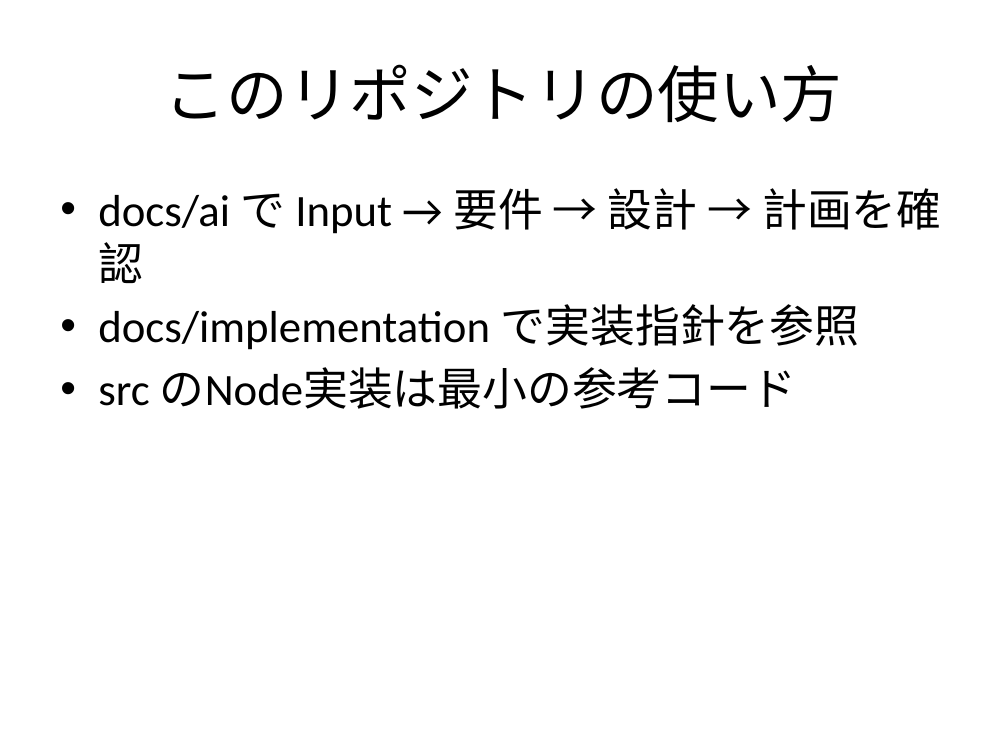
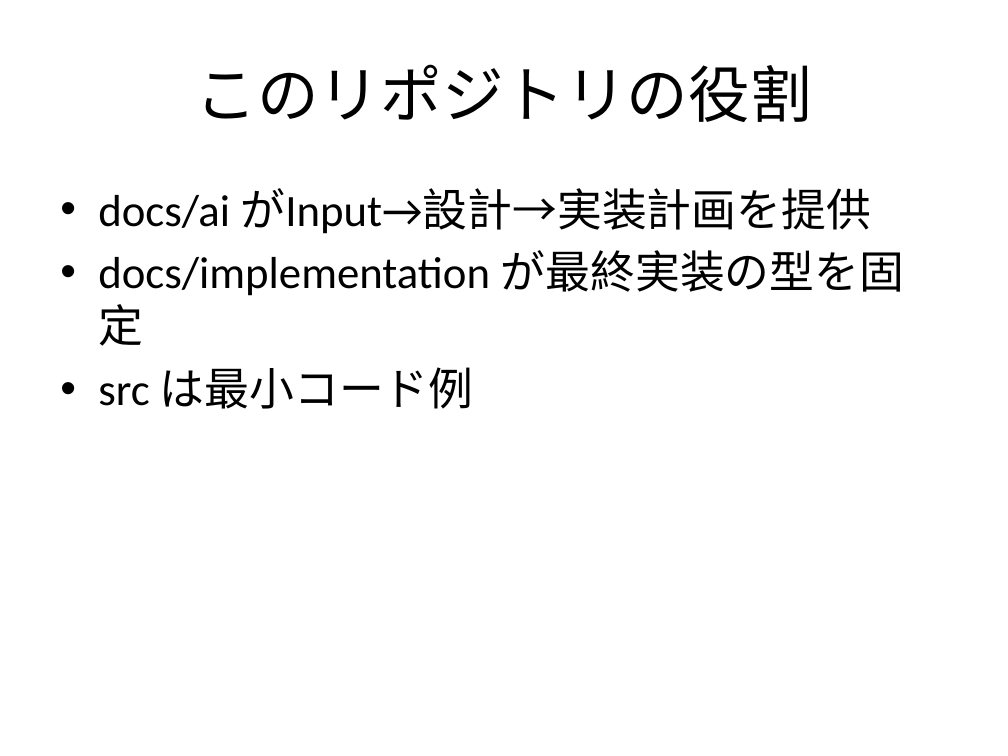
Before and after one commit to ttoaistudio/ai-driven-development, a slide deck: slide 8 of slides/ai-driven-development-intent.pptx. Drawn at 1008x756 pixels with LibreOffice and Linux fonts; fonts in the diff are those of the drawing. Boxes give left, top, right and bottom in pixels: in the first picture for what was removed or moved away, otherwise in the second. Text is boxed around its words. In the diff, an @@ line names an element or a change of style, - is before the commit and + after.

Commit message:
Reframe docs and slides for downstream-driven clean architecture

```diff
--- a/slides/ai-driven-development-intent.pptx
+++ b/slides/ai-driven-development-intent.pptx
@@ title at (x1=196, y1=64, x2=812, y2=122): text changed @@
-このリポジトリの使い方
+このリポジトリの役割
@@ text at (x1=98, y1=188, x2=904, y2=409): text changed @@
-• docs/ai で Input → 要件 → 設計 → 計画を確認
-• docs/implementation で実装指針を参照
-• src のNode実装は最小の参考コード
+• docs/ai がInput→設計→実装計画を提供
+• docs/implementation が最終実装の型を固定
+• src は最小コード例
```
Also in this commit, not shown: 2 other slides changed, 6 slides added, 6 slides removed, 5 other files.
